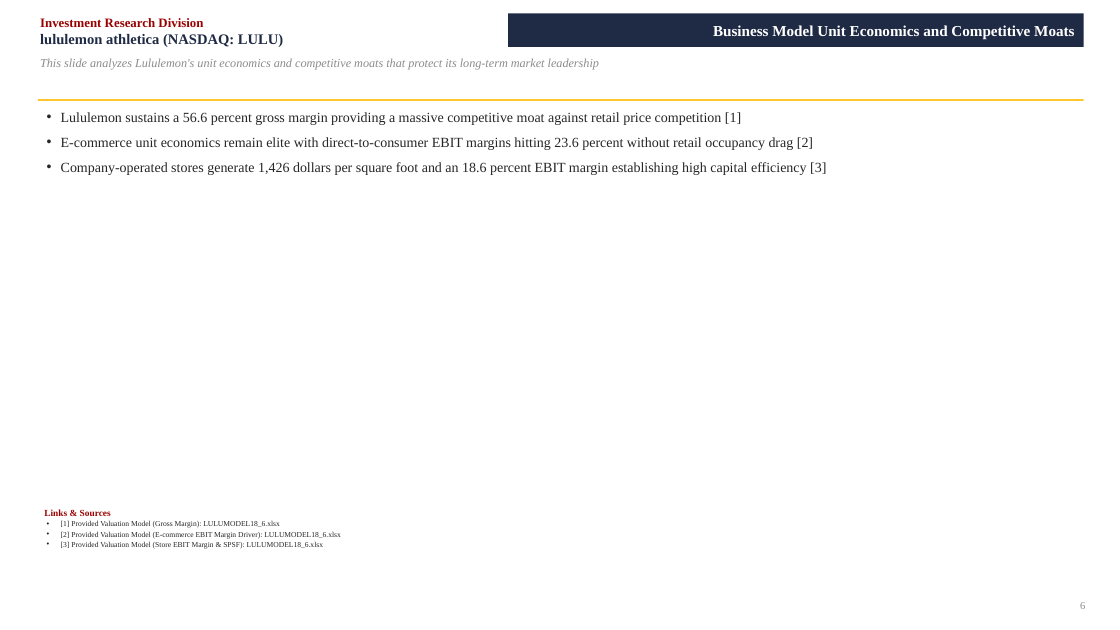
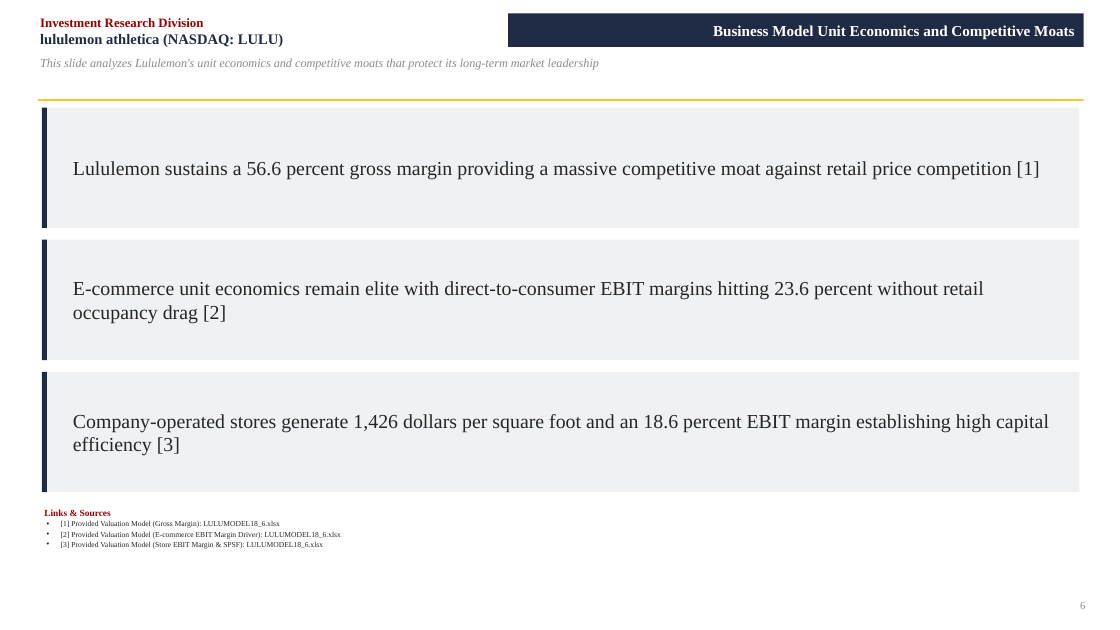
Before and after one commit to vengeanceaiUSC/RM, a slide deck: slide 6 of LULU/LULU_Investment_Pitch_Deck.pptx. Drawn at 1120x630 pixels with LibreOffice and Linux fonts; fonts in the diff are those of the drawing. Boxes give left, top, right and bottom in pixels: in the first picture for what was removed or moved away, otherwise in the second. Text is boxed around its words. In the diff, an @@ line names an element or a change of style, - is before the commit and + after.

```diff
--- a/LULU/LULU_Investment_Pitch_Deck.pptx
+++ b/LULU/LULU_Investment_Pitch_Deck.pptx
@@ rectangle added at [42, 108, 1080, 228], fill #F0F1F3 @@
@@ rectangle added at [42, 108, 47, 228], fill #1F2A44 @@
@@ text at [61, 112, 741, 125]: paragraph removed @@
-• Lululemon sustains a 56.6 percent gross margin providing a massive competitive moat against retail price competition [1]
@@ text at [61, 162, 826, 175]: paragraph removed @@
-• Company-operated stores generate 1,426 dollars per square foot and an 18.6 percent EBIT margin establishing high capital efficiency [3]
@@ text added at [73, 161, 1040, 180], 17 pt, text #262626 @@
+Lululemon sustains a 56.6 percent gross margin providing a massive competitive moat against retail price competition [1]
@@ rectangle added at [42, 239, 1080, 360], fill #F0F1F3 @@
@@ rectangle added at [42, 239, 47, 360], fill #1F2A44 @@
@@ text "E-commerce unit economics remain elite ...": place and size @@
-text "E-commerce unit economics remain elite ..." at [61, 112, 826, 175]
+text "E-commerce unit economics remain elite ..." at [73, 281, 984, 324]
@@ text "E-commerce unit economics remain elite ..." at [73, 281, 984, 324]: size 12 to 17 pt; bullet • to none; less space between paragraphs; vertical alignment top to middle @@
@@ rectangle added at [42, 372, 1080, 492], fill #F0F1F3 @@
@@ rectangle added at [42, 372, 47, 492], fill #1F2A44 @@
@@ text added at [73, 414, 1049, 456], 17 pt, text #262626 @@
+Company-operated stores generate 1,426 dollars per square foot and an 18.6 percent EBIT margin establishing high capital efficiency [3]
```
Also in this commit, not shown: 21 other slides changed, 2 other files.
